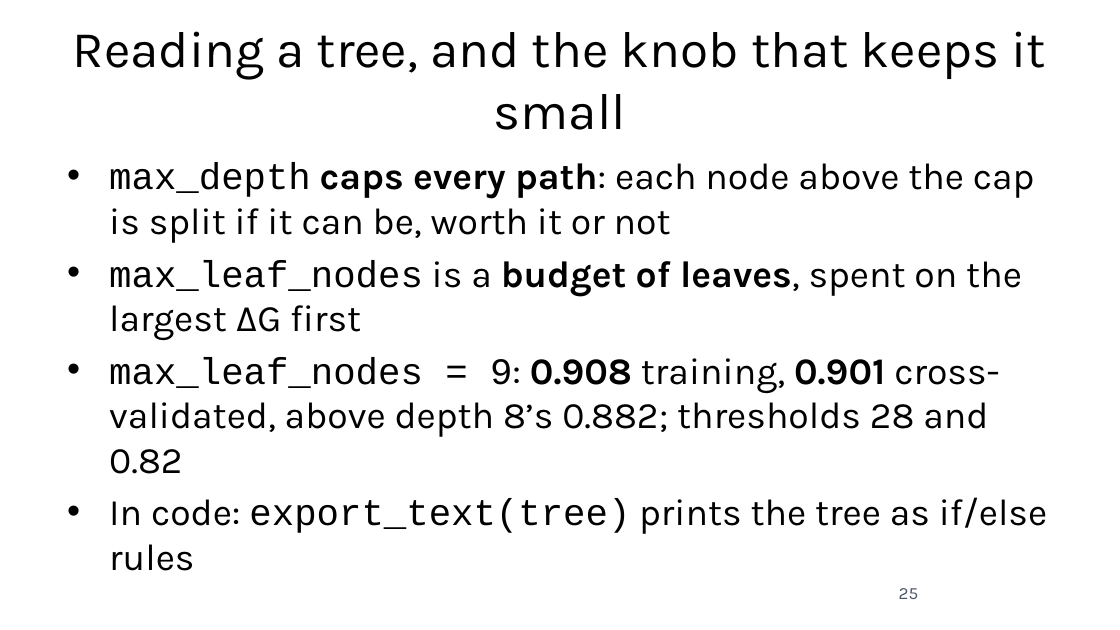
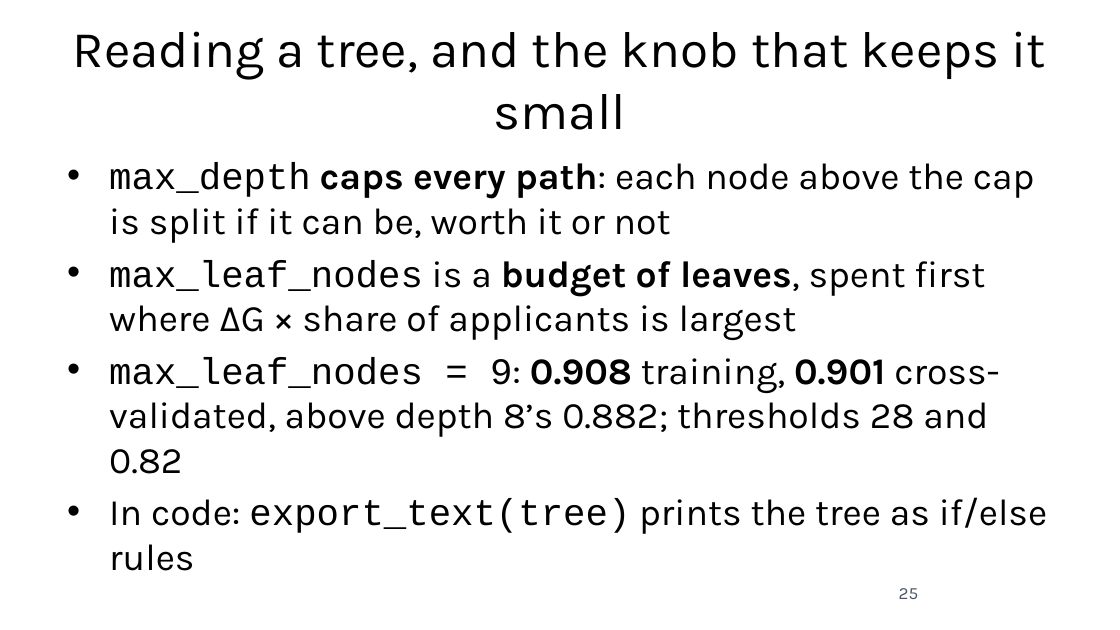
Before and after one commit to fabioantonini/technologies-for-artificial-intelligence, a slide deck: slide 25 of Lessons/07_trees_and_ensembles/Slides/trees_and_ensembles_slides.pptx. Drawn at 1120x630 pixels with LibreOffice and Linux fonts; fonts in the diff are those of the drawing; background and template pictures are left out. Boxes give left, top, right and bottom in pixels: in the first picture for what was removed or moved away, otherwise in the second. Text is boxed around its words. In the diff, an @@ line names an element or a change of style, - is before the commit and + after.

```diff
--- a/Lessons/07_trees_and_ensembles/Slides/trees_and_ensembles_slides.pptx
+++ b/Lessons/07_trees_and_ensembles/Slides/trees_and_ensembles_slides.pptx
@@ text at [109,260,985,341]: text changed @@
-• max_leaf_nodes is a budget of leaves, spent on the largest ΔG first
+• max_leaf_nodes is a budget of leaves, spent first where ΔG × share of applicants is largest
```
Also in this commit, not shown: 11 other slides changed, 22 other files.
